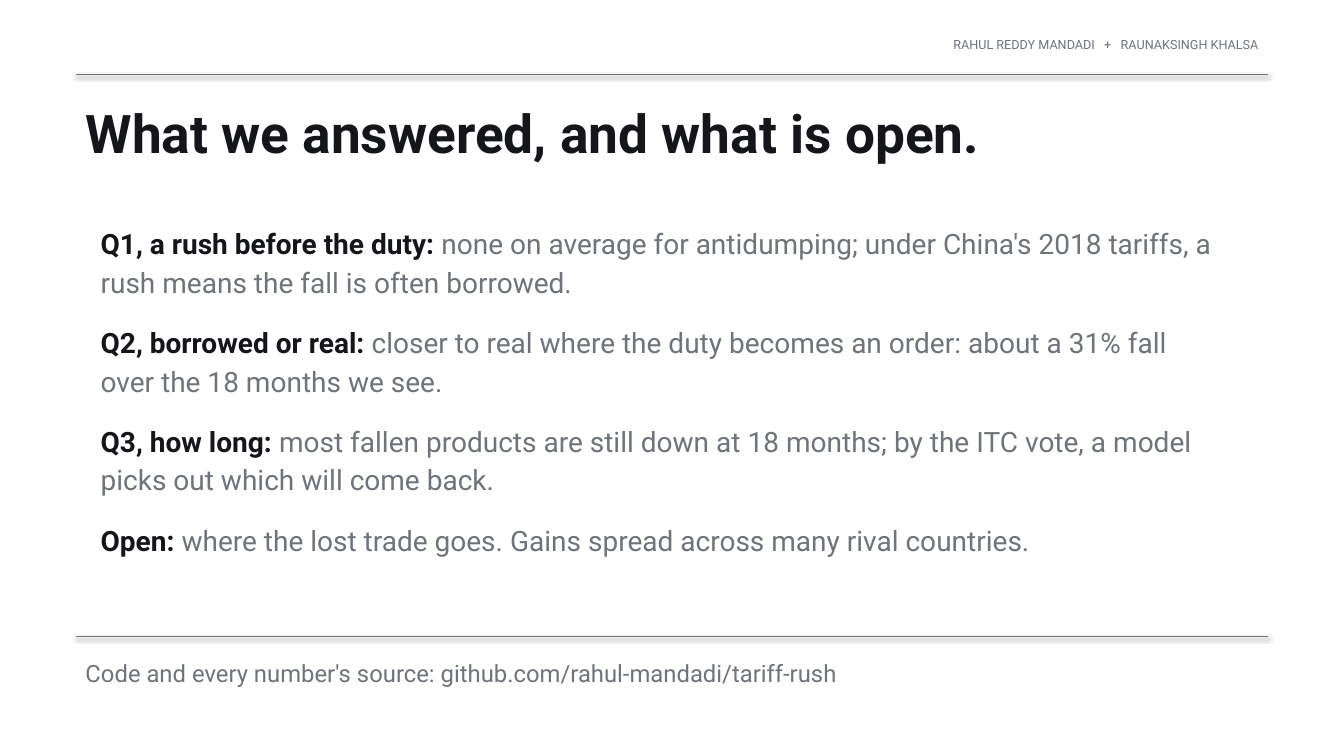
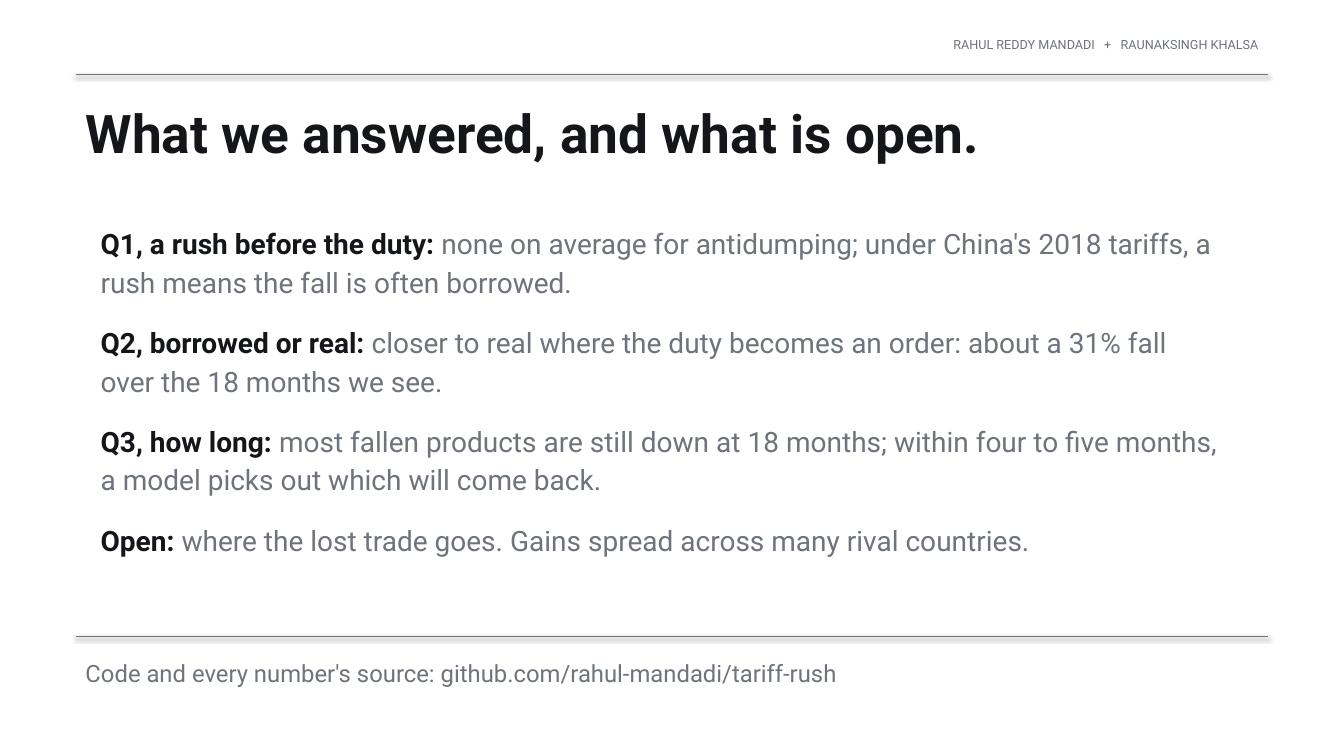
Before and after one commit to rahul-mandadi/tariff-rush, a slide deck: slide 16 of slides/Mandadi_Khalsa_Final_Presentation.pptx (slide 14 before the commit). Drawn at 1344x756 pixels with LibreOffice and Linux fonts; fonts in the diff are those of the drawing. Boxes give left, top, right and bottom in pixels: in the first picture for what was removed or moved away, otherwise in the second. Text is boxed around its words. In the diff, an @@ line names an element or a change of style, - is before the commit and + after.

Commit message:
Monthly forecast, decision value, pooling across tariff laws, and public evidence of the importer decision
prediction_landmark.py re-scores fallen products each month from published data: AUC 0.78 by month 4 and 0.81 by month 5, ahead of the latest share alone in months 4 to 6. decision_value.py: at the ITC vote, acting on the pre-declared logistic forecast beats always or never qualifying and the historical rate for cost ratios 0.25 to 0.90. Pooling Section 301 into training improves later AD/CVD forecasts (+0.005). evidence/USE_EVIDENCE.md: ITC purchaser surveys, company filings and trade press; the 2020 mattress shift reproduced from the panel. Fixes from an independent review: landmark weights, model fixed in advance, pooling cutoff, per-notice rival dates. Report, decks and README updated.

```diff
--- a/slides/Mandadi_Khalsa_Final_Presentation.pptx
+++ b/slides/Mandadi_Khalsa_Final_Presentation.pptx
@@ text at <box>101,431,1217,496</box>: text changed @@
-Q3, how long: most fallen products are still down at 18 months; by the ITC vote, a model picks out which will come back.
+Q3, how long: most fallen products are still down at 18 months; within four to five months, a model picks out which will come back.
```
Also in this commit, not shown: 3 other slides changed, 3 slides added, 1 slide removed, 44 other files.
